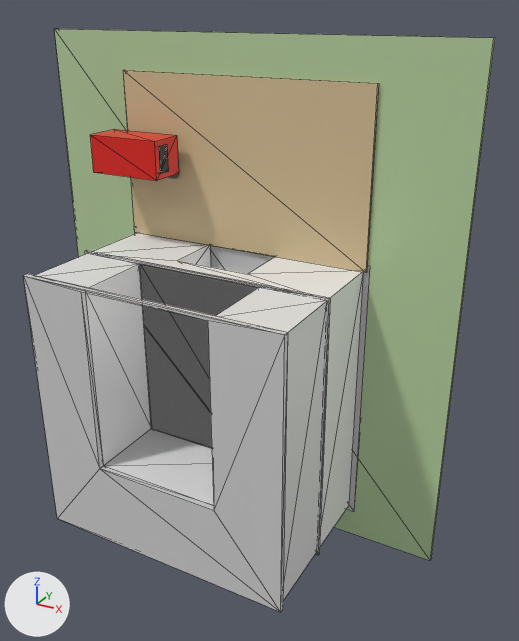
Renders of the glTF model kurichiland-forge/building.glb from each side of a commit.
Rendered twice from a 50 mm camera at (18872.0, -32421.0, 19442.0) aimed at (2604.0, -2842.0, 4652.0). Arrows for +X, +Y and +Z are at lower left; the lights stay in place. The first picture is the older version. Mesh edges are drawn as thin lines on the coarser meshes.

Objects in the first picture: '1F ボリューム', '2F コの字', 'キッチンカー_車体', 'テラスデッキ', '基礎', '屋根', '敷地(芝生)', '階間スラブ帯' and 1 more.
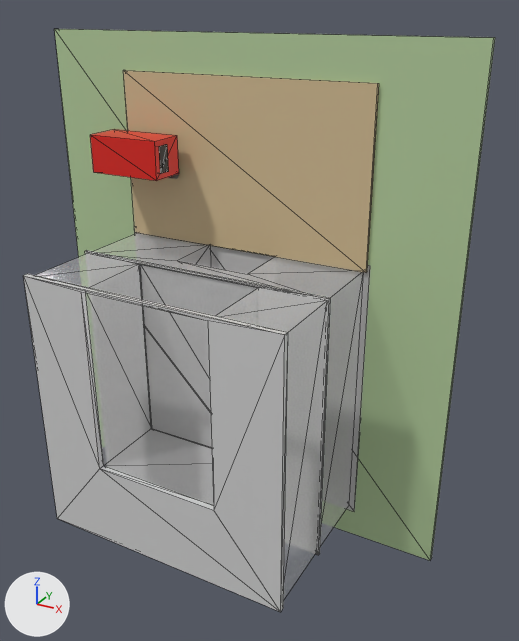
Pixel boxes [x1, y1, x2, y2] of what changed, in the pictures (519 x 641 px):
'2F コの字', surface changed
    both: [36, 254, 326, 599]
'1F ボリューム', surface changed
    both: [93, 233, 363, 546]

What changed in the scene script:
```text
Change mat_1f_ボリューム_material:
    mat_1f_ボリューム_material.alpha: 1.0 -> 0.2
Change mat_2f_コの字_material:
    mat_2f_コの字_material.alpha: 1.0 -> 0.2
```
